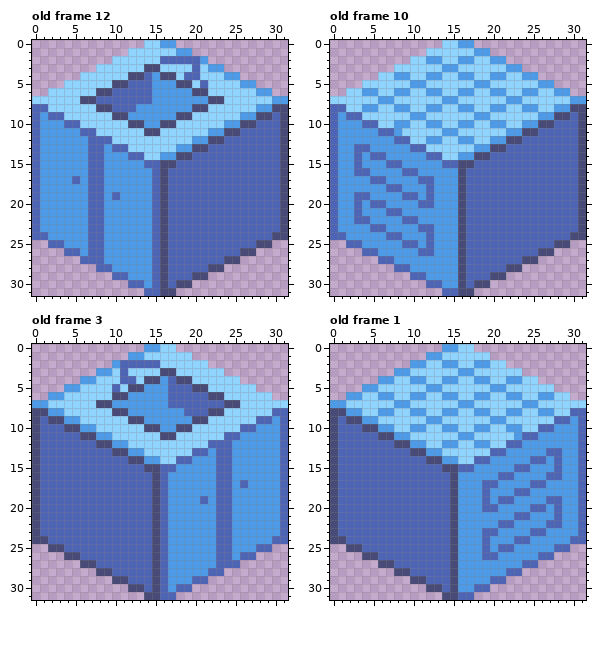
File history of a pixel-art file, Assets/Art/MiscWalls/S_ENV_Kitchen.aseprite. Above: the version before the commit.
32x32 pixels, 18 frames. Shown: old frame 12, old frame 10, old frame 3, old frame 1. The commit also changed other frames, which this record leaves out.
Once edited:
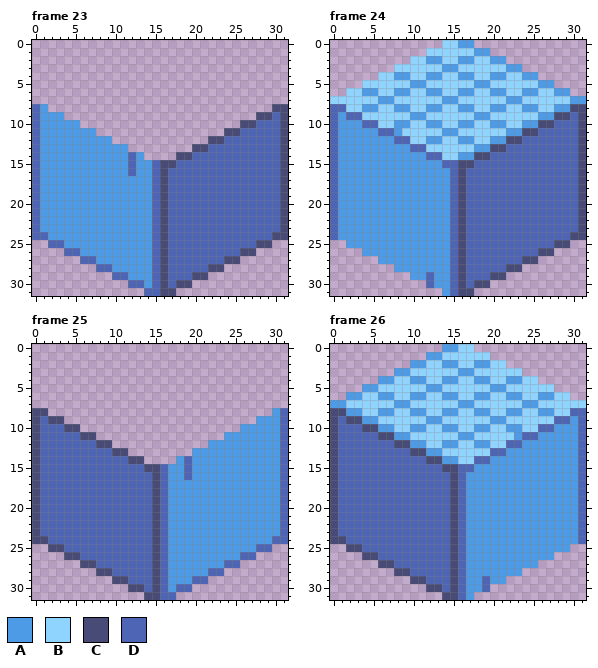
Palette (. is transparent): A #4d9be6  B #8fd3ff  C #484a77  D #4d65b4
A new or re-ordered frame is compared with the old frame closest to it.
The edit:
frames 18 -> 26
layer "Sprite Sheet" now hidden
Changed rows in their new state; - is an unchanged pixel.
Frame 23 is new; against old frame 12, layer "Layer 1":
first column x 0:
 0 --------------....--------------
 1 ------------........------------
 2 ----------............----------
 3 --------................--------
 4 ------....................------
 5 ----........................----
 6 --............................--
 7 ................................
 8 -A............................--
 9 --AA........................----
10 ----AA....................------
11 ------AA................--------
12 -------AAA............----------
13 -------AA-AA........------------
14 -------AA----A....--------------
15 -------AA---D-A-----------------
16 -------AA---D-------------------
17 -----A-AA-----------------------
18 -------AA-----------------------
19 -------AA-A---------------------
20 -------AA-----------------------
21 -------AA-----------------------
22 -------AA-----------------------
23 -------AA-----------------------
24 -------AA-----------------------
25 -------AA-----------------------
26 -------AA-----------------------
27 --------A-----------------------
Frame 24 is new; against old frame 10, layer "Layer 1":
first column x 1:
13 --AA-----------
14 --A-AA---------
15 --A---AA-------
16 --AA----AA----D
17 ----AA----AA--D
18 ------AA---A--D
19 --AA----AA-A--D
20 --A-AA----AA--D
21 --A---AA------D
22 --AA----AA----D
23 ----AA----AA--D
24 A-----AA---A--D
25 -AA-----AA-A--D
26 ---AA-----AA--D
27 -----AA-------D
28 -------AA-----D
29 ---------AAD--D
30 ------------A-D
31 -------------A-
Frame 25 is new; against old frame 3, layer "Layer 1":
first column x 0:
 0 --------------....--------------
 1 ------------........------------
 2 ----------............----------
 3 --------................--------
 4 ------....................------
 5 ----........................----
 6 --............................--
 7 ................................
 8 --............................A-
 9 ----........................AA--
10 ------....................AA----
11 --------................AA------
12 ----------............AAA-------
13 ------------........AA-AA-------
14 --------------....A----AA-------
15 -----------------A-D---AA-------
16 -------------------D---AA-------
17 -----------------------AA-A-----
18 -----------------------AA-------
19 ---------------------A-AA-------
20 -----------------------AA-------
21 -----------------------AA-------
22 -----------------------AA-------
23 -----------------------AA-------
24 -----------------------AA-------
25 -----------------------AA-------
26 -----------------------AA-------
27 -----------------------A--------
Frame 26 is new; against old frame 1, layer "Layer 1":
first column x 16:
13 -----------AA--
14 ---------AA-A--
15 -------AA---A--
16 D----AA----AA--
17 D--AA----AA----
18 D--A---AA------
19 D--A-AA----AA--
20 D--AA----AA-A--
21 D------AA---A--
22 D----AA----AA--
23 D--AA----AA----
24 D--A---AA-----A
25 D--A-AA-----AA-
26 D--AA-----AA---
27 D-------AA-----
28 D-----AA-------
29 D--DAA---------
30 D-A------------
31 -A-------------
